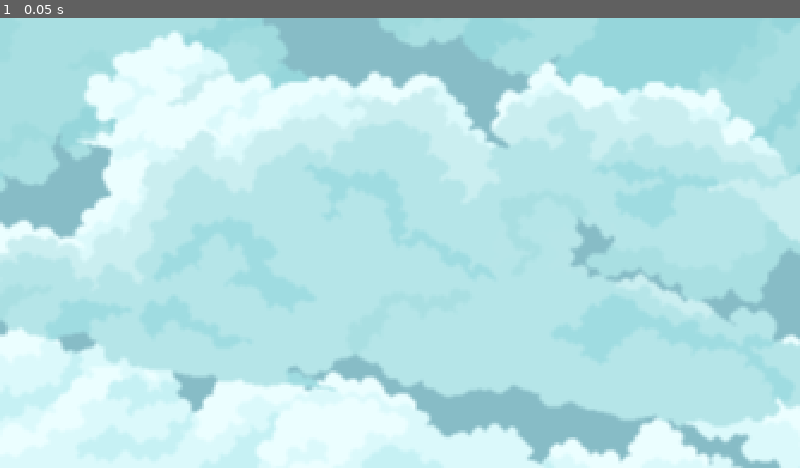
Above: before the commit, frame 1.
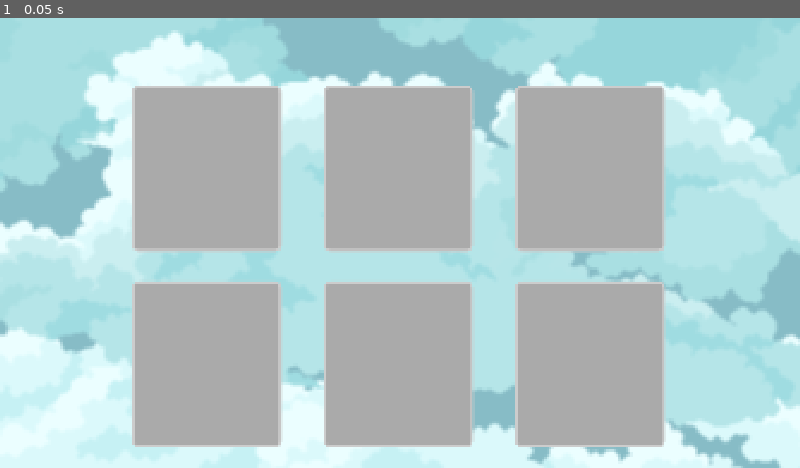
Above: after the commit, the same moment.

Repository: cryptofabrikah-oss/plantgame
Game: Godot game, scene res://control.tscn
Same seed, same stepped clock (60 frames per second), same inputs: the game is played once before the commit and once after it. After the commit the project has no main scene; this scene is started directly in both runs.
Inputs:
- Up to frame 1 (0.05 s): no input

The runs differ from the first frame. In frame 1, 41% of the frame differs, in the area x 16-84%, y 15-96%.

Commit message:
interface update 2

Diff:
--- a/shader/blur_shader.gdshader
+++ b/assets/background/blur_shader.gdshader
@@ -1,13 +1,11 @@
 shader_type canvas_item;
-
-// uniform float blur_amount : hint_range(1.0, 8.0) = 3.0;  // Remove essa linha
 
 void fragment() {
     ivec2 tex_size_int = textureSize(TEXTURE, 0);
     vec2 size = vec2(tex_size_int);
     vec4 sum = vec4(0.0);
 
-    int passes = 5;  // valor fixo para o blur_amount
+    int passes = 5;
 
     for (int x = -passes; x <= passes; x++) {
         for (int y = -passes; y <= passes; y++) {
--- a/control.tscn
+++ b/control.tscn
@@ -1,10 +1,21 @@
-[gd_scene load_steps=4 format=3 uid="uid://drwrjibrvn22k"]
+[gd_scene load_steps=5 format=3 uid="uid://drwrjibrvn22k"]
 
-[ext_resource type="Texture2D" uid="uid://duhhvc30ot8y8" path="res://assets/main_background.png" id="1_62e2m"]
-[ext_resource type="Shader" uid="uid://bn14e4iydgm2" path="res://shader/blur_shader.gdshader" id="2_qtu10"]
+[ext_resource type="Texture2D" uid="uid://duhhvc30ot8y8" path="res://assets/background/main_background.png" id="1_62e2m"]
+[ext_resource type="Shader" uid="uid://bn14e4iydgm2" path="res://assets/background/blur_shader.gdshader" id="2_qtu10"]
 
 [sub_resource type="ShaderMaterial" id="ShaderMaterial_ee4bf"]
 shader = ExtResource("2_qtu10")
+
+[sub_resource type="StyleBoxFlat" id="StyleBoxFlat_62e2m"]
+bg_color = Color(0.666667, 0.666667, 0.666667, 1)
+border_width_left = 6
+border_width_top = 6
+border_width_right = 6
+border_width_bottom = 6
+corner_radius_top_left = 15
+corner_radius_top_right = 15
+corner_radius_bottom_right = 15
+corner_radius_bottom_left = 15
 
 [node name="Control" type="Control"]
 layout_mode = 3
@@ -31,9 +42,42 @@
 texture = ExtResource("1_62e2m")
 
 [node name="GridContainer" type="GridContainer" parent="."]
+z_index = 2
 layout_mode = 0
-offset_left = 90.0
-offset_top = 56.0
-offset_right = 1847.0
-offset_bottom = 1004.0
+offset_left = 315.0
+offset_top = 160.0
+offset_right = 1595.0
+offset_bottom = 1030.0
+theme_override_constants/h_separation = 100
+theme_override_constants/v_separation = 70
 columns = 3
+
+[node name="slot" type="Panel" parent="GridContainer"]
+custom_minimum_size = Vector2(360, 400)
+layout_mode = 2
+theme_override_styles/panel = SubResource("StyleBoxFlat_62e2m")
+
+[node name="slot2" type="Panel" parent="GridContainer"]
+custom_minimum_size = Vector2(360, 400)
+layout_mode = 2
+theme_override_styles/panel = SubResource("StyleBoxFlat_62e2m")
+
+[node name="slot3" type="Panel" parent="GridContainer"]
+custom_minimum_size = Vector2(360, 400)
+layout_mode = 2
+theme_override_styles/panel = SubResource("StyleBoxFlat_62e2m")
+
+[node name="slot4" type="Panel" parent="GridContainer"]
+custom_minimum_size = Vector2(360, 400)
+layout_mode = 2
+theme_override_styles/panel = SubResource("StyleBoxFlat_62e2m")
+
+[node name="slot5" type="Panel" parent="GridContainer"]
+custom_minimum_size = Vector2(360, 400)
+layout_mode = 2
+theme_override_styles/panel = SubResource("StyleBoxFlat_62e2m")
+
+[node name="slot6" type="Panel" parent="GridContainer"]
+custom_minimum_size = Vector2(360, 400)
+layout_mode = 2
+theme_override_styles/panel = SubResource("StyleBoxFlat_62e2m")
--- a/project.godot
+++ b/project.godot
@@ -11,7 +11,6 @@
 [application]
 
 config/name="newplant"
-run/main_scene="res://scenes/farm.tscn"
 config/features=PackedStringArray("4.4", "Mobile")
 config/icon="res://icon.svg"
 
--- a/scenes/farm.tscn
+++ /dev/null
@@ -1,19 +0,0 @@
-[gd_scene load_steps=4 format=3 uid="uid://b17hs0jyw1y7y"]
-
-[ext_resource type="Script" uid="uid://cwjnvmbvwq8wy" path="res://scenes/soil_tile.gd" id="1_kjpqf"]
-[ext_resource type="Texture2D" uid="uid://dnl2fkmtu2sux" path="res://assets/FarmLand_Tile.png" id="1_o03py"]
-
-[sub_resource type="RectangleShape2D" id="RectangleShape2D_kjpqf"]
-size = Vector2(48, 48)
-
-[node name="farm" type="Node2D"]
-
-[node name="SoilTile" type="Area2D" parent="."]
-script = ExtResource("1_kjpqf")
-
-[node name="Sprite2D" type="Sprite2D" parent="SoilTile"]
-texture = ExtResource("1_o03py")
-
-[node name="CollisionShape2D" type="CollisionShape2D" parent="SoilTile"]
-position = Vector2(-1, 0)
-shape = SubResource("RectangleShape2D_kjpqf")
--- a/scenes/soil_tile.gd
+++ /dev/null
@@ -1,18 +0,0 @@
-extends Area2D
-
-var is_planted = false
-var growth_time = 1 # segundos
-var timer = 0.0
-
-func _process(delta):
-	if is_planted:
-		timer += delta
-		if timer >= growth_time:
-			$Sprite2D.texture = preload("res://assets/Oak_Tree.png")
-			is_planted = false
-
-func _on_input_event(viewport, event, shape_idx):
-	if event is InputEventMouseButton and event.pressed and not is_planted:
-		$Sprite2D.texture = preload("res://assets/Oak_Tree_Small.png")
-		is_planted = true
-		timer = 0.0
Renamed: shader/blur_shader.gdshader.uid -> assets/background/blur_shader.gdshader.uid
Renamed: assets/main_background.png -> assets/background/main_background.png
Not shown, changed: assets/background/main_background.png.import
Renamed: assets/Oak_Tree.png -> assets/plants/Oak_Tree.png
Not shown, changed: assets/plants/Oak_Tree.png.import
Renamed: assets/Oak_Tree_Small.png -> assets/plants/Oak_Tree_Small.png
Not shown, changed: assets/plants/Oak_Tree_Small.png.import
Not shown, removed: scenes/soil_tile.gd.uid
